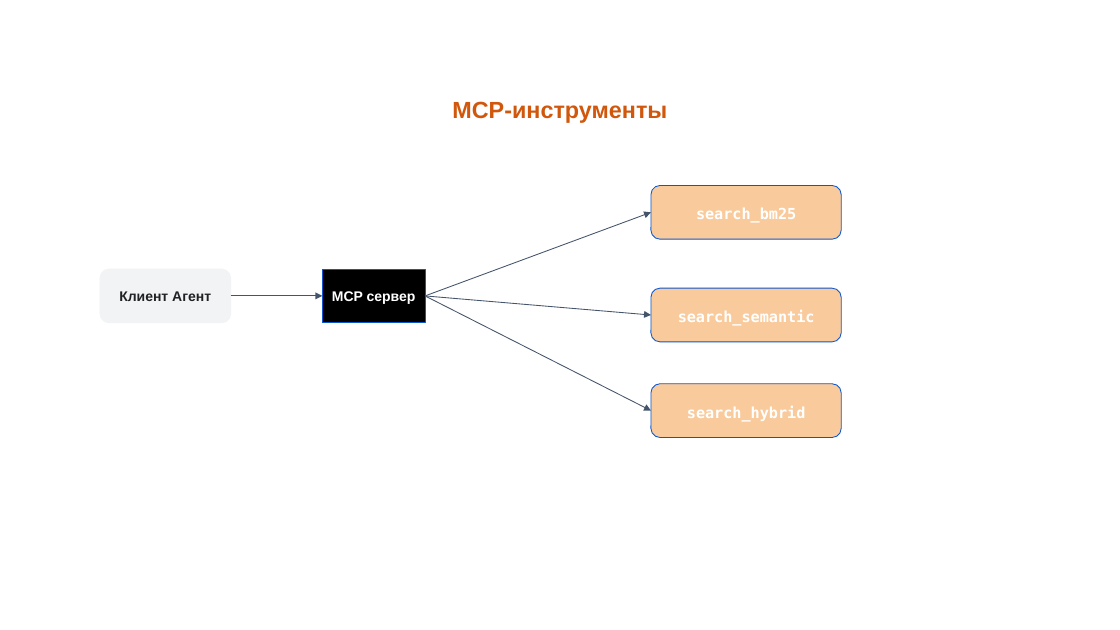
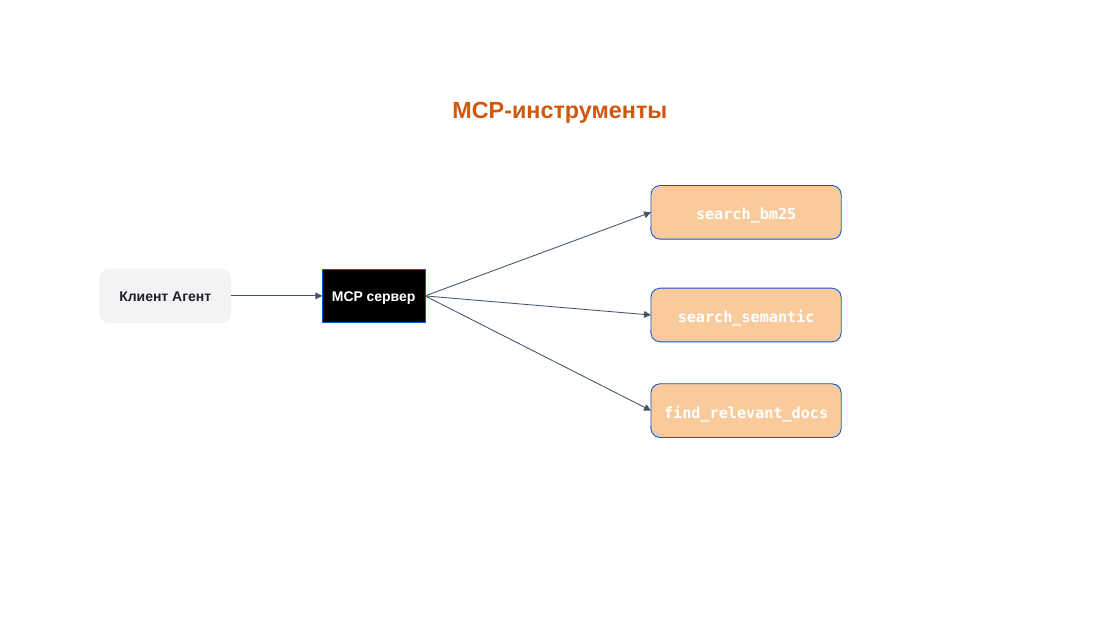
Before and after one commit to luna-pulse/MCP.RAG.StarTrek, a slide deck: slide 9 of Презентация_ВасильеваОВ.pptx. Drawn at 1120x630 pixels with LibreOffice and Linux fonts; fonts in the diff are those of the drawing. Boxes give left, top, right and bottom in pixels: in the first picture for what was removed or moved away, otherwise in the second. Text is boxed around its words. In the diff, an @@ line names an element or a change of style, - is before the commit and + after.

```diff
--- a/Презентация_ВасильеваОВ.pptx
+++ b/Презентация_ВасильеваОВ.pptx
@@ text in rounded rectangle at (x1=664, y1=406, x2=828, y2=422): text changed @@
-search_hybrid
+find_relevant_docs
```
Also in this commit, not shown: 7 other files.
